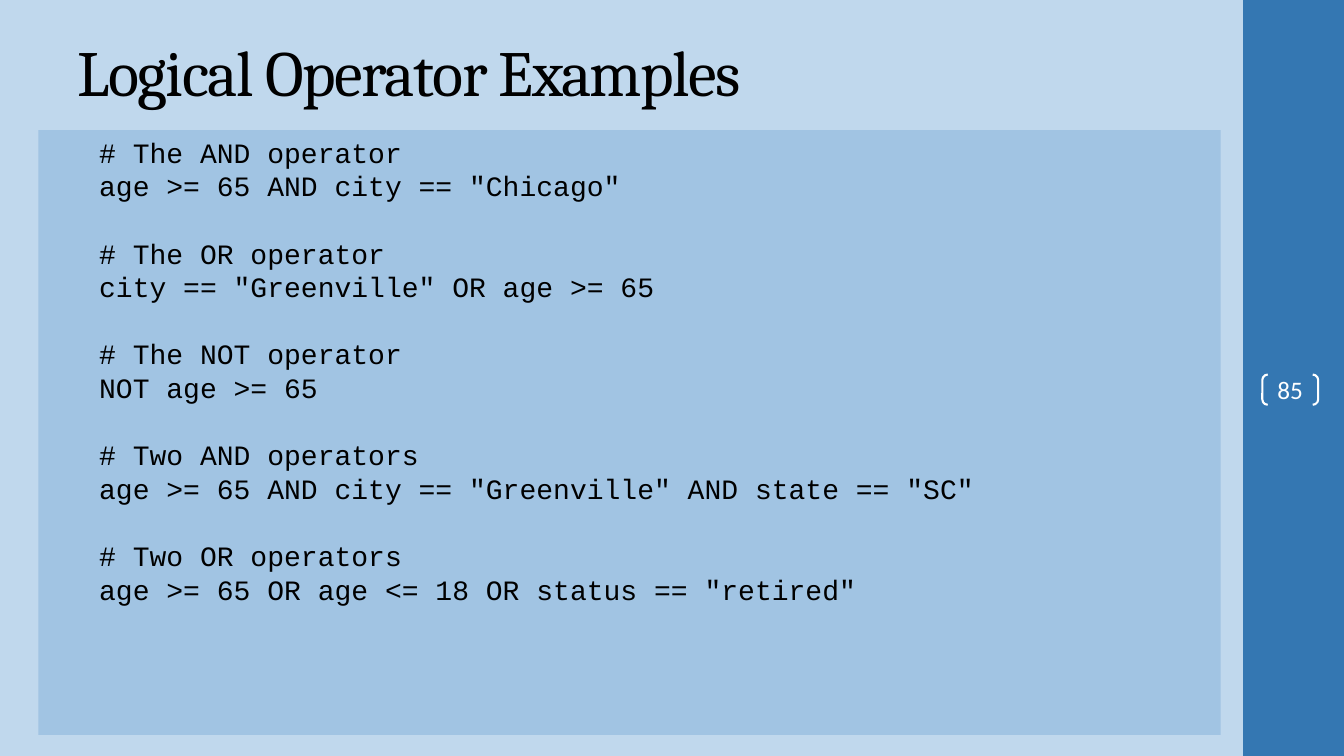
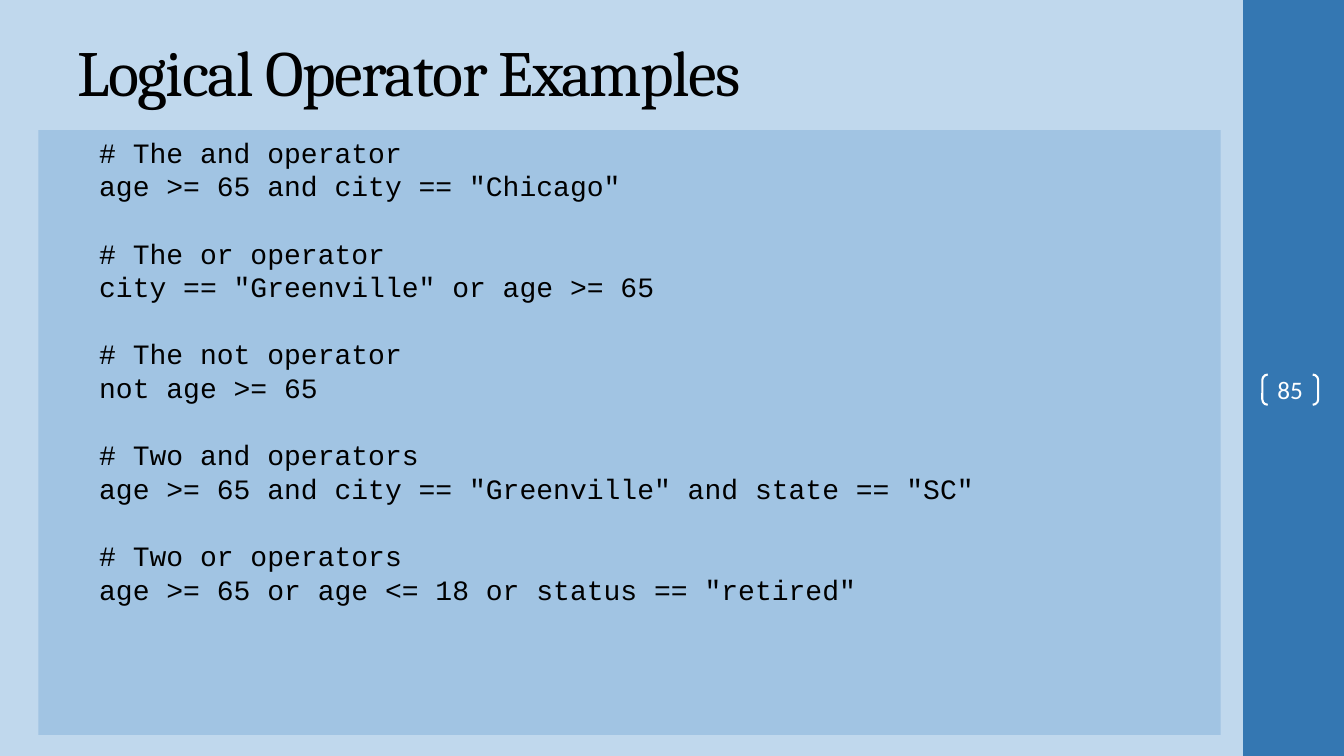
Before and after one commit to ProfSingletary/2023SpringNetworkScripting5Fridays, a slide deck: slide 85 of Day1.pptx. Drawn at 1344x756 pixels with LibreOffice and Linux fonts; fonts in the diff are those of the drawing; background and template pictures are left out. Boxes give left, top, right and bottom in pixels: in the first picture for what was removed or moved away, otherwise in the second. Text is boxed around its words. In the diff, an @@ line names an element or a change of style, - is before the commit and + after.

```diff
--- a/Day1.pptx
+++ b/Day1.pptx
@@ text at [99,143,973,606]: text changed @@
-# The AND operator
-age >= 65 AND city == "Chicago"
-# The OR operator
-city == "Greenville" OR age >= 65
-# The NOT operator
-NOT age >= 65
-# Two AND operators
-age >= 65 AND city == "Greenville" AND state == "SC"
-# Two OR operators
-age >= 65 OR age <= 18 OR status == "retired"
+# The and operator
+age >= 65 and city == "Chicago"
+# The or operator
+city == "Greenville" or age >= 65
+# The not operator
+not age >= 65
+# Two and operators
+age >= 65 and city == "Greenville" and state == "SC"
+# Two or operators
+age >= 65 or age <= 18 or status == "retired"
```
Also in this commit, not shown: 14 other slides changed, 2 other files.
